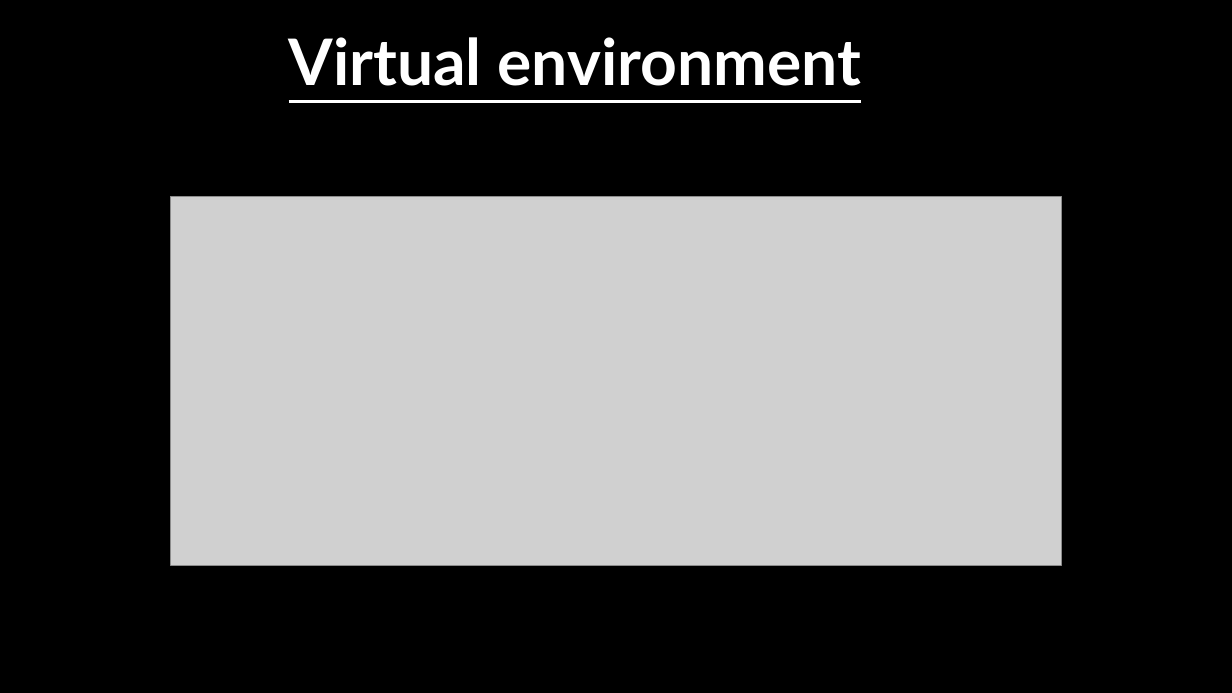
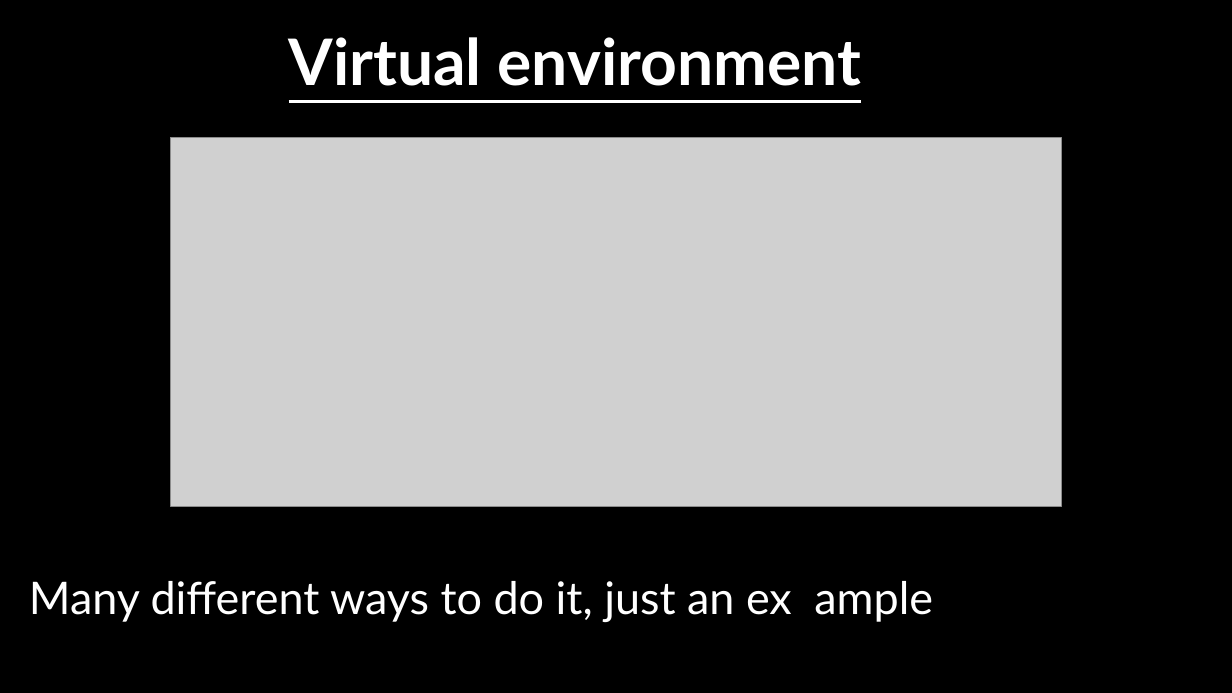
Before and after one commit to AlexLietard/CompReproducibility, a slide deck: slide 5 of presentation.pptx. Drawn at 1232x693 pixels with LibreOffice and Linux fonts; fonts in the diff are those of the drawing; grey boxes stand for pictures; background and template pictures are left out. Boxes give left, top, right and bottom in pixels: in the first picture for what was removed or moved away, otherwise in the second. Text is boxed around its words. In the diff, an @@ line names an element or a change of style, - is before the commit and + after.

```diff
--- a/presentation.pptx
+++ b/presentation.pptx
@@ picture moved from (x1=171, y1=196, x2=1061, y2=566) to (x1=171, y1=138, x2=1061, y2=507) @@
@@ text added at (x1=29, y1=581, x2=933, y2=622), 35 pt, text #FFFFFF @@
+Many different ways to do it, just an ex ample
```
Also in this commit, not shown: 8 other slides changed, 1 other file.
